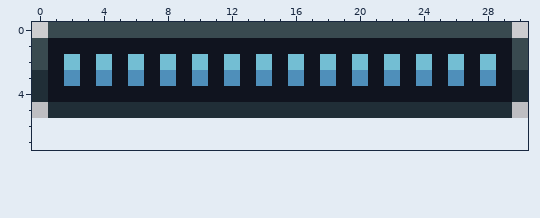
Pixel-art file, stored at assets/img/life_bar.aseprite. The picture above is the old version.
31x6 pixels, 1 frame. The old version is drawn lined up with the new one, on the new canvas.
The result:
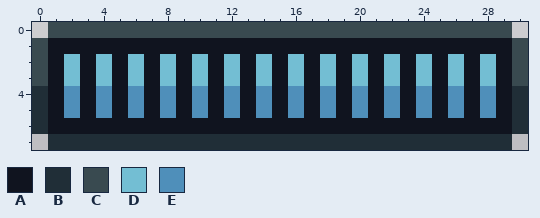
Palette (. is transparent): A #10141f  B #202e37  C #394a50  D #73bed3  E #4f8fba
Edits made:
canvas 31x6 -> 31x8
Changed rows in their new state; - is an unchanged pixel.
first column x 0:
3 C-D-D-D-D-D-D-D-D-D-D-D-D-D-D-C
4 --E-E-E-E-E-E-E-E-E-E-E-E-E-E--
5 BAEAEAEAEAEAEAEAEAEAEAEAEAEAEAB
6 BAAAAAAAAAAAAAAAAAAAAAAAAAAAAAB
7 -BBBBBBBBBBBBBBBBBBBBBBBBBBBBB-
Where, in picture pixels (left, top, right, bottom), the same in both pictures:
changed: (32, 70, 528, 150)
